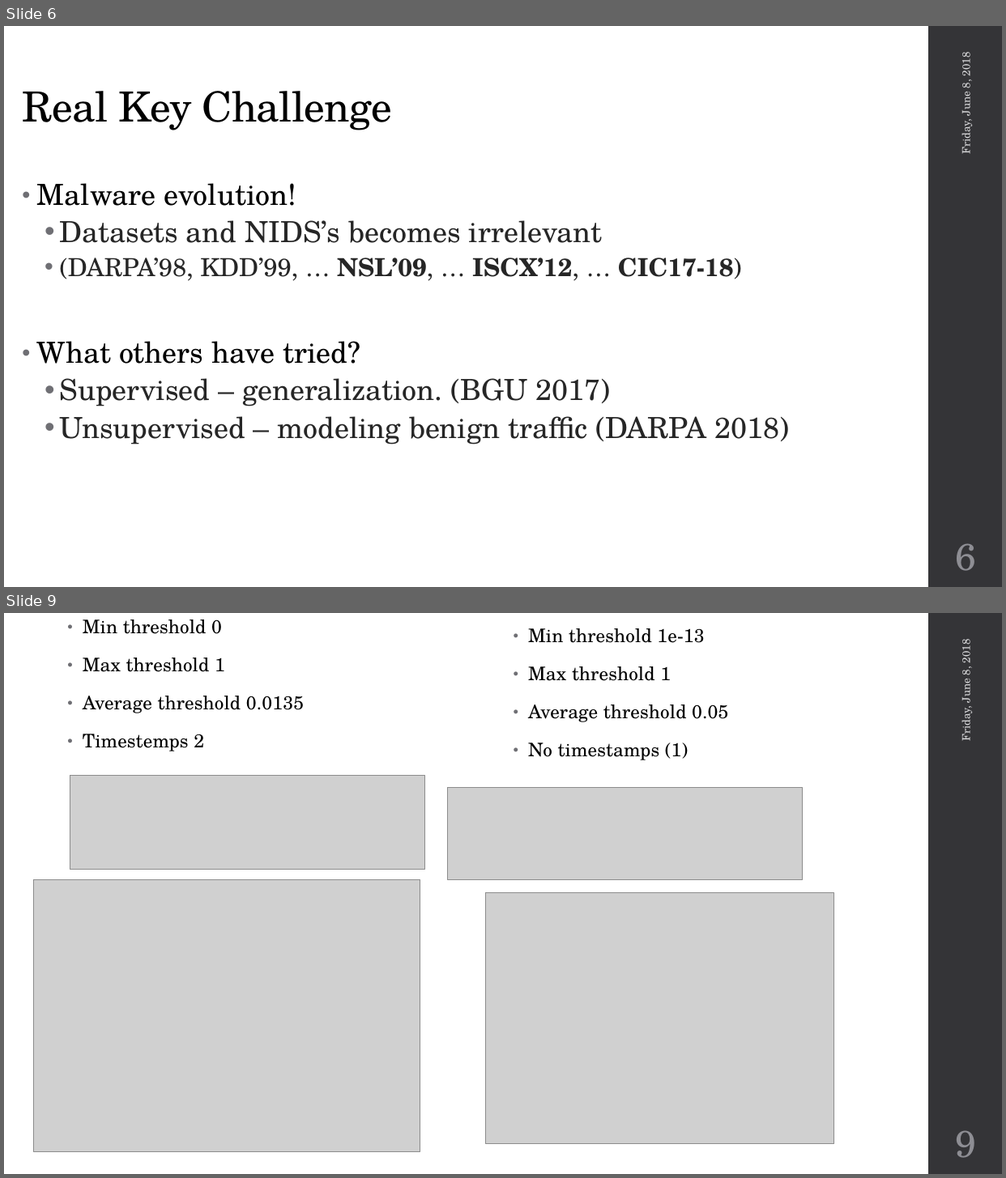
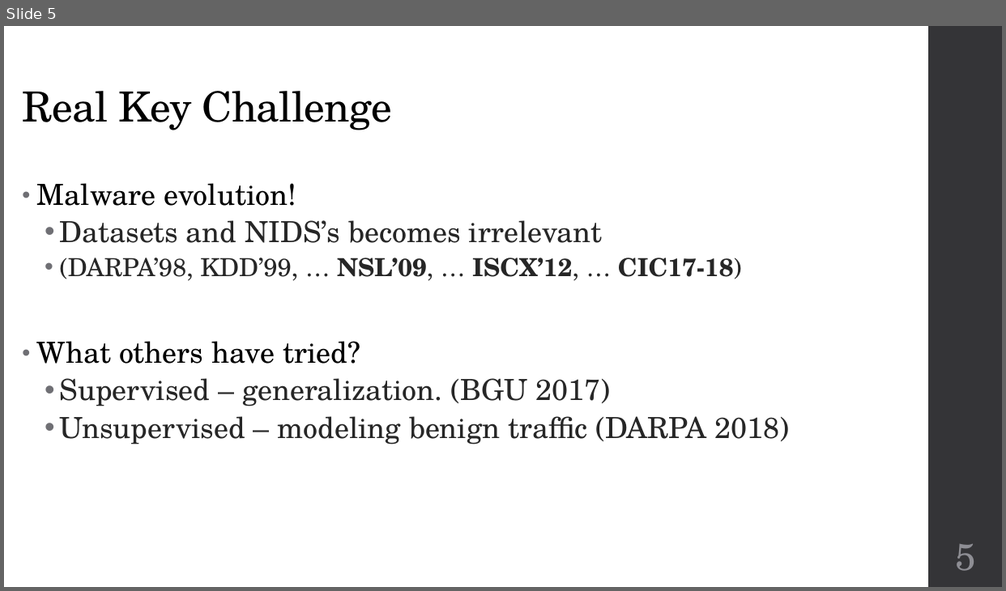
Before and after one commit to omerza/AnomalyDetection, a slide deck: omer_aryeh.pptx. Shown one above the other, each under a label of ours: slides 6 and 9 before the commit, slide 5 after it; the slides between them are not shown. The pictures are 1006x1178 and 1006x591 pixels, drawn with LibreOffice and Linux fonts; fonts in the diff are those of the drawing; grey boxes stand for pictures; background and template pictures are left out. Boxes give left, top, right and bottom in pixels: in the first picture for what was removed or moved away, otherwise in the second. Text is boxed around its words. In the diff, an @@ line names an element or a change of style, - is before the commit and + after.

```diff
--- a/omer_aryeh.pptx
+++ b/omer_aryeh.pptx
@@ slide 9 removed at (4,613,1002,1174), background #FFFFFF; not listed: 1 template element that a slide beside it also shows @@
@@ text removed at (528,628,728,760) @@
-• Min threshold 1e-13
-• Max threshold 1
-• Average threshold 0.05
-• No timestamps (1)
@@ text removed at (83,658,304,752) @@
-• Min threshold 0
-• Max threshold 1
-• Average threshold 0.0135
-• Timestemps 2
@@ text removed at (957,641,974,741) @@
-Friday, June 8, 2018
@@ picture removed at (70,776,424,870) @@
@@ picture removed at (448,787,803,879) @@
@@ picture removed at (34,879,421,1152) @@
@@ picture removed at (486,893,834,1144) @@
@@ page number removed at (955,1131,976,1158) @@
-9
@@ what was slide 6 is now slide 5 @@
@@ slide 5 changed as well @@
@@ text removed at (957,54,974,154) @@
-Friday, June 8, 2018
@@ page number at (955,544,976,571): text changed @@
-6
+5
```
Also in this commit, not shown: 4 other slides changed, 6 slides added, 3 other slides removed.
